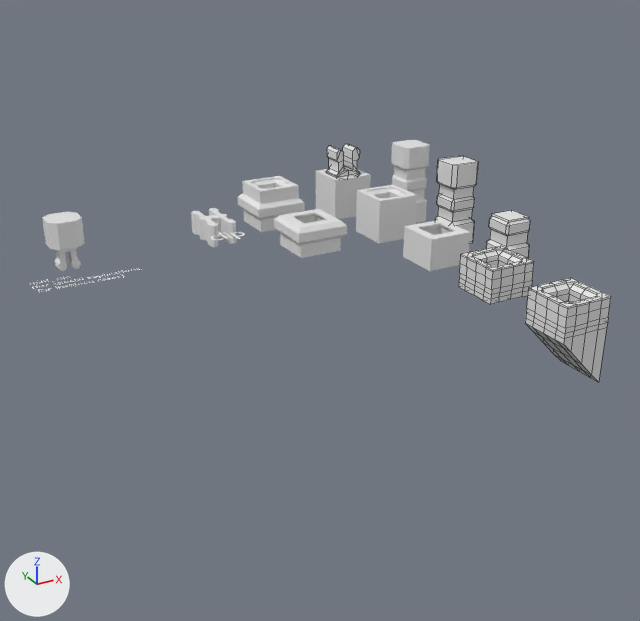
One commit to the Blender file blender/clip.blend: the scene before it, then after it.
Before and after are seen from a 50 mm lens placed at (-108.9, -186.3, 67.2), pointed at (-28.2, -39.5, -6.2). The axes (+X, +Y, +Z) are drawn at lower left. The lights are the same throughout. Mesh edges are drawn as thin lines on the coarser meshes.

The first picture shows 'clip', 'clip_holder', 'clip_holder_applied', 'clip_holder_applied_trimmed', 'clip_holder_applied_trimmed_closed', 'clip_holder_applied_trimmed_closed_angled', 'clip_holder_negative', 'clip_holder_negative_applied', 'clip_holder_negative_applied_trimmed', 'clip_holder_with_handles', 'clip_holder_with_handles_applied', 'mini_clip_holder'.
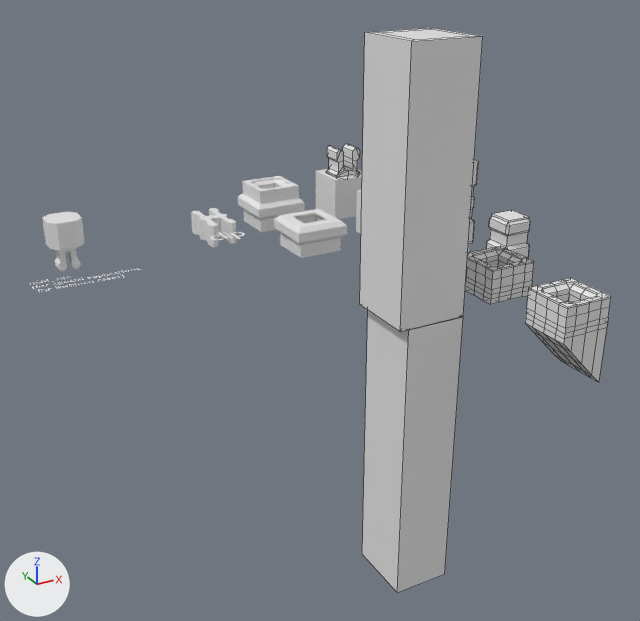
ob_clip_holder_negative_applied_trimmed_001 is not drawn itself; it is used by a modifier of ob_pole_holder.
ob_clip_holder_negative_applied_trimmed_002 is not drawn itself; it is used by a modifier of ob_pole.

Where the newer file only moved an object's origin or applied its transform, the numbers keep the older frame.

What differs and where, as boxes (x1, y1, x2, y2) in the pictures (640 x 621 px):
'pole_holder', added
    after: (360, 28, 483, 331)
'pole', added
    after: (362, 310, 463, 593)
'clip_holder_applied', unchanged, covered by the edit
    before: (356, 185, 417, 243)
    after: (356, 189, 362, 234)
'clip_holder_applied_trimmed', unchanged, covered by the edit
    before: (403, 219, 470, 271)
    after: (468, 232, 470, 253)
'clip_holder_negative_applied', unchanged, covered by the edit
    before: (435, 156, 478, 244)
    after: (469, 160, 478, 244)
'clip_holder_negative', unchanged, covered by the edit
    before: (391, 140, 430, 223)

Edits to the bpy script that builds the scene:
```text
Add me_cube_010:
    me_cube_010.from_pydata(...)  # 48 vertices, 52 faces; spans x -3.8..3.8, y -3.8..3.8, z -5.0..7.0
Add me_cube_004:
    me_cube_004.from_pydata(...)  # 28 vertices, 22 faces; spans x -5.1..7.0, y -7.0..7.0, z -54.0..21.0
Add me_cube:
    me_cube.from_pydata(...)  # 36 vertices, 30 faces; spans x -7.0..7.0, y -7.0..7.0, z -6.0..44.0
Add ob_clip_holder_negative_applied_trimmed_002:
    ob_clip_holder_negative_applied_trimmed_002 = bpy.data.objects.new('clip_holder_negative_applied_trimmed.002', me_cube_010)
    ob_clip_holder_negative_applied_trimmed_002.parent = ob_pole
    ob_clip_holder_negative_applied_trimmed_002.matrix_parent_inverse = Matrix(((1.0, 0.0, 0.0, 20.01), (0.0, 1.0, 0.0, 59.99), (0.0, 0.0, 1.0, 6.0), (0.0, 0.0, 0.0, 1.0)))
    ob_clip_holder_negative_applied_trimmed_002.location = (-20.0, -60.0, 15.0)
    ob_clip_holder_negative_applied_trimmed_002.scale = (1.0, 1.0, -1.0)
    ob_clip_holder_negative_applied_trimmed_002.hide_set(True)
Add ob_pole:
    ob_pole = bpy.data.objects.new('pole', me_cube_004)
    ob_pole.location = (-20.0, -60.0, -6.0)
    _m = ob_pole.modifiers.new('Boolean', 'BOOLEAN')
    _m.object = ob_clip_holder_negative_applied_trimmed_002
Add ob_clip_holder_negative_applied_trimmed_001:
    ob_clip_holder_negative_applied_trimmed_001 = bpy.data.objects.new('clip_holder_negative_applied_trimmed.001', me_cube_010.copy())
    ob_clip_holder_negative_applied_trimmed_001.parent = ob_pole_holder
    ob_clip_holder_negative_applied_trimmed_001.matrix_parent_inverse = Matrix(((1.0, 0.0, 0.0, 20.01), (0.0, 1.0, 0.0, 59.99), (0.0, 0.0, 1.0, -6.0), (0.0, 0.0, 0.0, 1.0)))
    ob_clip_holder_negative_applied_trimmed_001.location = (-20.0, -60.0, 15.0)
    ob_clip_holder_negative_applied_trimmed_001.hide_set(True)
Add ob_pole_holder:
    ob_pole_holder = bpy.data.objects.new('pole_holder', me_cube)
    ob_pole_holder.location = (-20.0, -60.0, 6.0)
    _m = ob_pole_holder.modifiers.new('Boolean', 'BOOLEAN')
    _m.object = ob_clip_holder_negative_applied_trimmed_001
```
